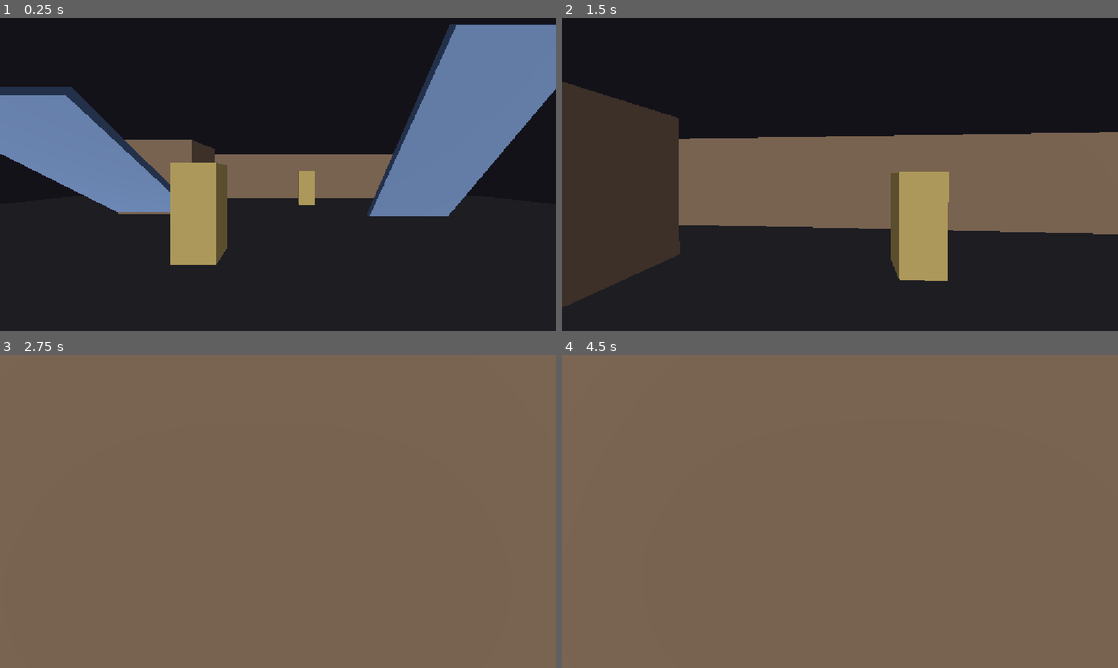
Above: before the commit, frames 1-4 (two rows, left to right).
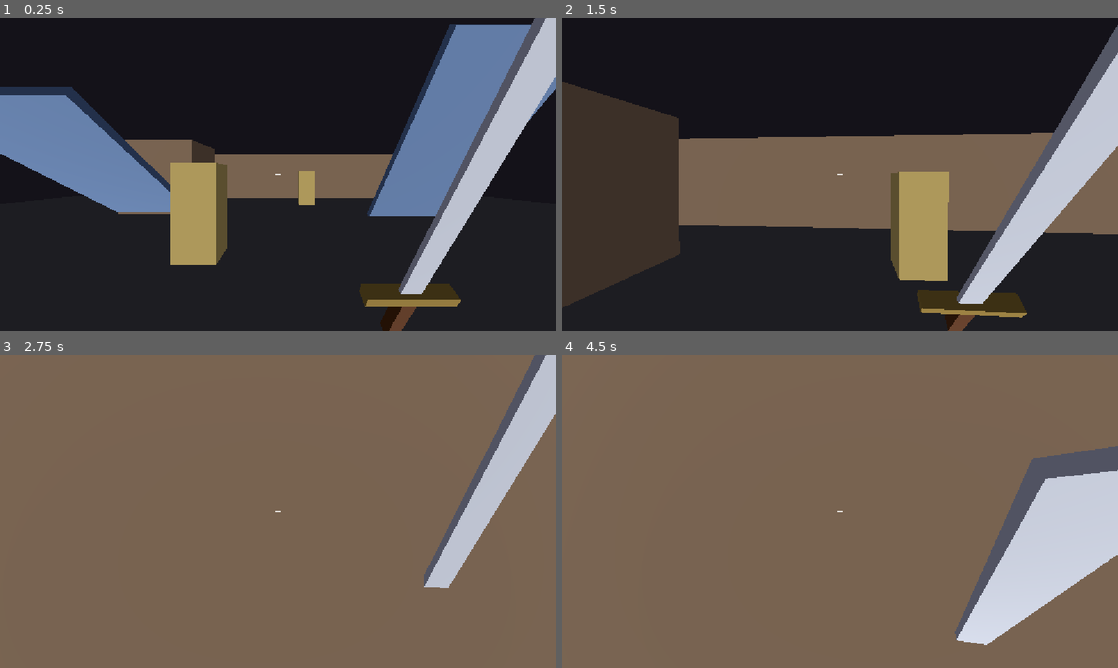
Above: after the commit, the same moments.

Repository: ryanhicke/dark-fantasy-fps
Game: Godot game, scene res://main.tscn
The game is run twice, just before and just after one commit, with the same random seed, the same clock (stepped at 60 frames per second) and the same inputs.
Inputs (mouse positions are in pixels of both pictures, inside the frame that each line leads up to):
- Up to frame 1 (0.25 s): no input
- Up to frame 2 (1.5 s): tap Enter at 0.5 s; move the mouse to (867, 174) at 0.52 s; hold 1 (weapon_1, bound only after the commit) 0.53-1.28 s; hold W (move_forward) from 0.53 s (still down); click (867, 174) at 0.6 s; tap Space (jump) at 0.77 s; move the mouse to (812, 174) at 1.27 s; tap 1 (weapon_1, bound only after the commit) at 1.35 s; click (812, 174) at 1.42 s
- Up to frame 3 (2.75 s): keep holding W (move_forward); tap Space (jump) at 1.52 s; tap 2 (weapon_2, bound only after the commit) at 1.55 s; move the mouse to (289, 505) at 2.02 s; hold 2 (weapon_2, bound only after the commit) from 2.03 s (still down); click (289, 505) at 2.17 s; tap Mouse wheel down (weapon_next, bound only after the commit) at 2.3 s
- Up to frame 4 (4.5 s): keep holding W (move_forward); move the mouse to (834, 517) at 2.77 s; release 2 (weapon_2, bound only after the commit) at 2.78 s; tap Mouse wheel down (weapon_next, bound only after the commit) at 2.85 s; click (834, 517) at 2.92 s; tap Space (jump) at 3.02, 3.77 s; tap Mouse wheel up (weapon_prev, bound only after the commit) at 3.05 s; move the mouse to (878, 514) at 3.52 s; hold Mouse wheel up (weapon_prev, bound only after the commit) 3.53-4.28 s; click (878, 514) at 3.8 s; move the mouse to (795, 508) at 4.27 s; click (795, 508) at 4.35 s

The runs differ from the first frame. In frame 1, 7.4% of the frame differs, in the area x 49-100%, y 0-100%; in frame 2, 8.5%; in frame 3, 5.2%; in frame 4, 10%, in the area x 49-100%, y 29-93%.

Commit message:
Add a sword

Diff:
--- a/main.tscn
+++ b/main.tscn
@@ -2,9 +2,12 @@
 
 [ext_resource type="Script" path="res://main.gd" id="1_main"]
 [ext_resource type="PackedScene" path="res://levels/test_level.tscn" id="2_level"]
+[ext_resource type="PackedScene" path="res://ui/hud.tscn" id="3_hud"]
 
 [node name="Main" type="Node"]
 script = ExtResource("1_main")
 start_level = ExtResource("2_level")
 
 [node name="LevelRoot" type="Node" parent="."]
+
+[node name="HUD" parent="." instance=ExtResource("3_hud")]
--- a/player/player.tscn
+++ b/player/player.tscn
@@ -1,6 +1,8 @@
 [gd_scene format=3]
 
 [ext_resource type="Script" path="res://player/player.gd" id="1_player"]
+[ext_resource type="Script" path="res://player/weapon_holder.gd" id="2_holder"]
+[ext_resource type="PackedScene" path="res://weapons/sword/sword.tscn" id="3_sword"]
 
 [sub_resource type="CapsuleShape3D" id="CapsuleShape3D_body"]
 radius = 0.4
@@ -19,3 +21,7 @@
 
 [node name="Camera3D" type="Camera3D" parent="Head"]
 current = true
+
+[node name="WeaponHolder" type="Node3D" parent="Head/Camera3D"]
+script = ExtResource("2_holder")
+weapon_scenes = Array[PackedScene]([ExtResource("3_sword")])
--- /dev/null
+++ b/player/weapon_holder.gd
@@ -0,0 +1,89 @@
+class_name WeaponHolder
+extends Node3D
+## Owns the player's weapon instances, routes attack input to the active
+## weapon, and sequences switching (lower the current one, raise the next).
+##
+## Lives under the camera so weapons follow the view and head bob.
+
+## Weapon scenes in slot order: index 0 is key 1, index 1 is key 2, and so on.
+@export var weapon_scenes: Array[PackedScene] = []
+
+var _weapons: Array[Weapon] = []
+var _current_index: int = -1
+## Slot waiting to be switched to once the current weapon is not busy.
+var _pending_index: int = -1
+var _switching: bool = false
+var _trigger_held: bool = false
+
+@onready var _aim: Node3D = get_parent() as Node3D
+
+
+func _ready() -> void:
+	var body: CollisionObject3D = owner as CollisionObject3D
+	for scene: PackedScene in weapon_scenes:
+		var weapon: Weapon = scene.instantiate() as Weapon
+		add_child(weapon)
+		weapon.setup(body, _aim)
+		weapon.holster_immediately()
+		_weapons.append(weapon)
+	if not _weapons.is_empty():
+		_pending_index = 0
+
+
+func _unhandled_input(event: InputEvent) -> void:
+	if event.is_action("attack"):
+		# This runs before the player's recapture-click handling, so a click
+		# made to recapture the mouse is ignored here rather than attacking.
+		_trigger_held = event.is_pressed() and _is_mouse_captured()
+	elif event.is_action_pressed("weapon_1"):
+		request_slot(0)
+	elif event.is_action_pressed("weapon_2"):
+		request_slot(1)
+	elif event.is_action_pressed("weapon_next"):
+		_cycle(1)
+	elif event.is_action_pressed("weapon_prev"):
+		_cycle(-1)
+
+
+func _physics_process(_delta: float) -> void:
+	if not _is_mouse_captured():
+		_trigger_held = false
+	if _switching:
+		return
+	if _pending_index >= 0 and not _is_current_busy():
+		_switch_to(_pending_index)
+		_pending_index = -1
+		return
+	if _current_index >= 0:
+		_weapons[_current_index].set_trigger(_trigger_held)
+
+
+func request_slot(index: int) -> void:
+	if index < 0 or index >= _weapons.size():
+		return
+	# Re-selecting the active slot cancels a queued switch.
+	_pending_index = -1 if index == _current_index else index
+
+
+func _cycle(step: int) -> void:
+	if _weapons.size() < 2:
+		return
+	var from_index: int = _pending_index if _pending_index >= 0 else _current_index
+	request_slot(wrapi(from_index + step, 0, _weapons.size()))
+
+
+func _switch_to(index: int) -> void:
+	_switching = true
+	if _current_index >= 0:
+		await _weapons[_current_index].holster()
+	_current_index = index
+	await _weapons[index].draw()
+	_switching = false
+
+
+func _is_current_busy() -> bool:
+	return _current_index >= 0 and _weapons[_current_index].is_busy()
+
+
+func _is_mouse_captured() -> bool:
+	return Input.mouse_mode == Input.MOUSE_MODE_CAPTURED
--- a/project.godot
+++ b/project.godot
@@ -54,6 +54,31 @@
 "events": [Object(InputEventKey,"resource_local_to_scene":false,"resource_name":"","device":-1,"window_id":0,"alt_press …(191 unchanged characters)…
 ]
 }
+attack={
+"deadzone": 0.2,
+"events": [Object(InputEventMouseButton,"resource_local_to_scene":false,"resource_name":"","device":-1,"window_id":0,"alt_pressed":false,"shift_pressed":false,"ctrl_pressed":false,"meta_pressed":false,"button_mask":0,"position":Vector2(0, 0),"global_position":Vector2(0, 0),"factor":1.0,"button_index":1,"canceled":false,"pressed":false,"double_click":false,"script":null)
+]
+}
+weapon_1={
+"deadzone": 0.2,
+"events": [Object(InputEventKey,"resource_local_to_scene":false,"resource_name":"","device":-1,"window_id":0,"alt_pressed":false,"shift_pressed":false,"ctrl_pressed":false,"meta_pressed":false,"pressed":false,"keycode":0,"physical_keycode":49,"key_label":0,"unicode":49,"location":0,"echo":false,"script":null)
+]
+}
+weapon_2={
+"deadzone": 0.2,
+"events": [Object(InputEventKey,"resource_local_to_scene":false,"resource_name":"","device":-1,"window_id":0,"alt_pressed":false,"shift_pressed":false,"ctrl_pressed":false,"meta_pressed":false,"pressed":false,"keycode":0,"physical_keycode":50,"key_label":0,"unicode":50,"location":0,"echo":false,"script":null)
+]
+}
+weapon_next={
+"deadzone": 0.2,
+"events": [Object(InputEventMouseButton,"resource_local_to_scene":false,"resource_name":"","device":-1,"window_id":0,"alt_pressed":false,"shift_pressed":false,"ctrl_pressed":false,"meta_pressed":false,"button_mask":0,"position":Vector2(0, 0),"global_position":Vector2(0, 0),"factor":1.0,"button_index":5,"canceled":false,"pressed":false,"double_click":false,"script":null)
+]
+}
+weapon_prev={
+"deadzone": 0.2,
+"events": [Object(InputEventMouseButton,"resource_local_to_scene":false,"resource_name":"","device":-1,"window_id":0,"alt_pressed":false,"shift_pressed":false,"ctrl_pressed":false,"meta_pressed":false,"button_mask":0,"position":Vector2(0, 0),"global_position":Vector2(0, 0),"factor":1.0,"button_index":4,"canceled":false,"pressed":false,"double_click":false,"script":null)
+]
+}
 
 [physics]
 
--- /dev/null
+++ b/tests/test_weapon.gd
@@ -0,0 +1,72 @@
+extends GutTest
+## Cooldown and trigger gating in the Weapon base class.
+
+const COOLDOWN: float = 0.5
+const STEP: float = 0.1
+
+
+## Minimal weapon that attacks whenever allowed while the trigger is held.
+class AutoWeapon:
+	extends Weapon
+	var attack_count: int = 0
+
+	func _tick(_delta: float) -> void:
+		if _trigger_held and can_attack():
+			_begin_cooldown()
+			attack_count += 1
+
+
+var _weapon: AutoWeapon
+
+
+func before_each() -> void:
+	_weapon = AutoWeapon.new()
+	_weapon.data = WeaponData.new()
+	_weapon.data.cooldown = COOLDOWN
+	add_child_autofree(_weapon)
+	# Skip the draw animation; it needs a ViewModel and real frames.
+	_weapon._is_drawn = true
+	watch_signals(_weapon)
+
+
+func _step(seconds: float) -> void:
+	var steps: int = roundi(seconds / STEP)
+	for i: int in steps:
+		_weapon._physics_process(STEP)
+
+
+func test_attacks_immediately_when_trigger_pressed() -> void:
+	_weapon.set_trigger(true)
+	_step(STEP)
+	assert_eq(_weapon.attack_count, 1)
+	assert_signal_emit_count(_weapon, "attacked", 1)
+
+
+func test_holding_trigger_waits_for_cooldown() -> void:
+	_weapon.set_trigger(true)
+	_step(0.3)
+	assert_eq(_weapon.attack_count, 1, "no second attack inside cooldown")
+	_step(0.3)
+	assert_eq(_weapon.attack_count, 2, "second attack once cooldown ends")
+
+
+func test_is_busy_during_cooldown_only() -> void:
+	_weapon.set_trigger(true)
+	_step(STEP)
+	_weapon.set_trigger(false)
+	assert_true(_weapon.is_busy())
+	_step(COOLDOWN)
+	assert_false(_weapon.is_busy())
+
+
+func test_no_attack_while_holstered() -> void:
+	_weapon.holster_immediately()
+	_weapon.set_trigger(true)
+	_step(STEP)
+	assert_eq(_weapon.attack_count, 0)
+
+
+func test_holster_clears_trigger() -> void:
+	_weapon.set_trigger(true)
+	_weapon.holster_immediately()
+	assert_false(_weapon._trigger_held)
--- /dev/null
+++ b/ui/hud.tscn
@@ -0,0 +1,30 @@
+[gd_scene format=3]
+
+[node name="HUD" type="CanvasLayer"]
+
+[node name="Crosshair" type="Control" parent="."]
+layout_mode = 3
+anchors_preset = 8
+anchor_left = 0.5
+anchor_top = 0.5
+anchor_right = 0.5
+anchor_bottom = 0.5
+mouse_filter = 2
+
+[node name="Horizontal" type="ColorRect" parent="Crosshair"]
+layout_mode = 0
+offset_left = -6.0
+offset_top = -1.0
+offset_right = 6.0
+offset_bottom = 1.0
+mouse_filter = 2
+color = Color(1, 1, 1, 0.8)
+
+[node name="Vertical" type="ColorRect" parent="Crosshair"]
+layout_mode = 0
+offset_left = -1.0
+offset_top = -6.0
+offset_right = 1.0
+offset_bottom = 6.0
+mouse_filter = 2
+color = Color(1, 1, 1, 0.8)
--- /dev/null
+++ b/weapons/melee_weapon.gd
@@ -0,0 +1,108 @@
+class_name MeleeWeapon
+extends Weapon
+## Swings while the trigger is held. After the windup, sweeps a sphere
+## forward from the camera and damages the nearest thing that can be hurt.
+##
+## Expects a child ShapeCast3D named "HitCast". It stays disabled and is only
+## updated at the moment of a strike, so it costs nothing between swings.
+
+@export_group("Swing Animation")
+## View model rotation offset (degrees) at the end of the windup.
+@export var windup_rotation_deg: Vector3 = Vector3(25.0, -15.0, 10.0)
+## View model rotation offset (degrees) at the end of the strike.
+@export var strike_rotation_deg: Vector3 = Vector3(-55.0, 35.0, -25.0)
+## Seconds for the fast strike motion after the windup.
+@export var strike_time: float = 0.07
+
+## Negative means no swing is winding up.
+var _windup_remaining: float = -1.0
+var _rest_rotation: Vector3 = Vector3.ZERO
+var _swing_tween: Tween
+
+@onready var _hit_cast: ShapeCast3D = $HitCast
+
+
+func _ready() -> void:
+	super()
+	if _view_model != null:
+		_rest_rotation = _view_model.rotation
+	# Top-level so the cast follows the camera, not the swinging view model.
+	_hit_cast.top_level = true
+	_hit_cast.enabled = false
+	_hit_cast.target_position = Vector3.FORWARD * data.melee_range
+	var sphere: SphereShape3D = SphereShape3D.new()
+	sphere.radius = data.melee_radius
+	_hit_cast.shape = sphere
+
+
+func setup(owner_body: CollisionObject3D, aim: Node3D) -> void:
+	super(owner_body, aim)
+	if owner_body != null:
+		_hit_cast.add_exception(owner_body)
+
+
+func _tick(delta: float) -> void:
+	if _windup_remaining >= 0.0:
+		_windup_remaining -= delta
+		if _windup_remaining < 0.0:
+			_strike()
+	elif _trigger_held and can_attack():
+		_begin_swing()
+
+
+func _on_holstered() -> void:
+	_windup_remaining = -1.0
+	if _swing_tween != null:
+		_swing_tween.kill()
+	if _view_model != null:
+		_view_model.rotation = _rest_rotation
+
+
+func _begin_swing() -> void:
+	_begin_cooldown()
+	_windup_remaining = data.windup
+	_play_swing_animation()
+
+
+func _strike() -> void:
+	_hit_cast.global_transform = _aim.global_transform
+	_hit_cast.force_shapecast_update()
+	var target: HealthComponent = _find_nearest_target()
+	if target != null:
+		target.take_damage(data.damage, data.damage_type, _owner_body)
+
+
+## The cast stops at the first thing it touches, so a wall in front of an
+## enemy blocks the hit. Of everything touched there, take the closest
+## living target.
+func _find_nearest_target() -> HealthComponent:
+	var nearest: HealthComponent = null
+	var nearest_distance_sq: float = INF
+	var origin: Vector3 = _hit_cast.global_position
+	for i: int in _hit_cast.get_collision_count():
+		var health: HealthComponent = HealthComponent.find_on(_hit_cast.get_collider(i) as Node)
+		if health == null or health.is_dead():
+			continue
+		var distance_sq: float = origin.distance_squared_to(_hit_cast.get_collision_point(i))
+		if distance_sq < nearest_distance_sq:
+			nearest = health
+			nearest_distance_sq = distance_sq
+	return nearest
+
+
+func _play_swing_animation() -> void:
+	if _view_model == null:
+		return
+	if _swing_tween != null:
+		_swing_tween.kill()
+	var windup_rotation: Vector3 = _rest_rotation + _degrees_to_radians(windup_rotation_deg)
+	var strike_rotation: Vector3 = _rest_rotation + _degrees_to_radians(strike_rotation_deg)
+	var recover_time: float = maxf(data.cooldown - data.windup - strike_time, 0.0)
+	_swing_tween = create_tween()
+	_swing_tween.tween_property(_view_model, "rotation", windup_rotation, data.windup)
+	_swing_tween.tween_property(_view_model, "rotation", strike_rotation, strike_time)
+	_swing_tween.tween_property(_view_model, "rotation", _rest_rotation, recover_time)
+
+
+static func _degrees_to_radians(degrees: Vector3) -> Vector3:
+	return Vector3(deg_to_rad(degrees.x), deg_to_rad(degrees.y), deg_to_rad(degrees.z))
--- /dev/null
+++ b/weapons/sword/sword.tres
@@ -0,0 +1,13 @@
+[gd_resource type="Resource" script_class="WeaponData" format=3]
+
+[ext_resource type="Script" path="res://weapons/weapon_data.gd" id="1_data"]
+
+[resource]
+script = ExtResource("1_data")
+display_name = "Sword"
+damage = 25.0
+damage_type = 0
+cooldown = 0.5
+windup = 0.15
+melee_range = 2.0
+melee_radius = 0.35
--- /dev/null
+++ b/weapons/sword/sword.tscn
@@ -0,0 +1,49 @@
+[gd_scene format=3]
+
+[ext_resource type="Script" path="res://weapons/melee_weapon.gd" id="1_melee"]
+[ext_resource type="Resource" path="res://weapons/sword/sword.tres" id="2_data"]
+
+[sub_resource type="StandardMaterial3D" id="Material_blade"]
+albedo_color = Color(0.72, 0.74, 0.78, 1)
+
+[sub_resource type="StandardMaterial3D" id="Material_hilt"]
+albedo_color = Color(0.35, 0.2, 0.1, 1)
+
+[sub_resource type="StandardMaterial3D" id="Material_guard"]
+albedo_color = Color(0.55, 0.45, 0.2, 1)
+
+[sub_resource type="BoxMesh" id="BoxMesh_grip"]
+material = SubResource("Material_hilt")
+size = Vector3(0.035, 0.16, 0.035)
+
+[sub_resource type="BoxMesh" id="BoxMesh_guard"]
+material = SubResource("Material_guard")
+size = Vector3(0.22, 0.03, 0.04)
+
+[sub_resource type="BoxMesh" id="BoxMesh_blade"]
+material = SubResource("Material_blade")
+size = Vector3(0.05, 0.55, 0.012)
+
+[node name="Sword" type="Node3D"]
+script = ExtResource("1_melee")
+data = ExtResource("2_data")
+
+[node name="ViewModel" type="Node3D" parent="."]
+transform = Transform3D(1, 0, 0, 0, 0.866025, -0.5, 0, 0.5, 0.866025, 0.32, -0.38, -0.55)
+
+[node name="Grip" type="MeshInstance3D" parent="ViewModel"]
+cast_shadow = 0
+mesh = SubResource("BoxMesh_grip")
+
+[node name="Guard" type="MeshInstance3D" parent="ViewModel"]
+transform = Transform3D(1, 0, 0, 0, 1, 0, 0, 0, 1, 0, 0.095, 0)
+cast_shadow = 0
+mesh = SubResource("BoxMesh_guard")
+
+[node name="Blade" type="MeshInstance3D" parent="ViewModel"]
+transform = Transform3D(1, 0, 0, 0, 1, 0, 0, 0, 1, 0, 0.385, 0)
+cast_shadow = 0
+mesh = SubResource("BoxMesh_blade")
+
+[node name="HitCast" type="ShapeCast3D" parent="."]
+enabled = false
--- /dev/null
+++ b/weapons/weapon.gd
@@ -0,0 +1,146 @@
+class_name Weapon
+extends Node3D
+## Base for all player weapons.
+##
+## Owns trigger state, cooldown, and the raise/lower animation used when
+## switching. Subclasses decide what an attack does by overriding the
+## virtual hooks (_tick, _on_trigger_pressed, _on_trigger_released,
+## _on_holstered).
+##
+## Expects a child Node3D named "ViewModel" holding the visible mesh, so
+## animations move the model without moving the weapon's own origin.
+
+signal attacked
+
+## Leftover cooldown below this counts as finished. Subtracting frame deltas
+## leaves float residue (0.5 - 30 * 1/60 is not exactly 0), which would
+## otherwise randomly add an extra frame between attacks.
+const COOLDOWN_EPSILON: float = 0.0001
+
+@export var data: WeaponData
+
+@export_group("Switching")
+## Seconds for the lower or raise half of a weapon switch.
+@export var switch_time: float = 0.15
+## Meters the view model drops below its rest position when holstered.
+@export var holster_drop: float = 0.6
+
+var _owner_body: CollisionObject3D
+var _aim: Node3D
+var _trigger_held: bool = false
+var _cooldown_remaining: float = 0.0
+var _is_drawn: bool = false
+var _rest_position: Vector3 = Vector3.ZERO
+var _switch_tween: Tween
+
+@onready var _view_model: Node3D = get_node_or_null("ViewModel") as Node3D
+
+
+func _ready() -> void:
+	if _view_model != null:
+		_rest_position = _view_model.position
+
+
+## Called once by the WeaponHolder. [param owner_body] is the damage source
+## and is excluded from hit checks; [param aim] is where attacks originate.
+func setup(owner_body: CollisionObject3D, aim: Node3D) -> void:
+	_owner_body = owner_body
+	_aim = aim
+
+
+func set_trigger(held: bool) -> void:
+	if held == _trigger_held:
+		return
+	_trigger_held = held
+	if held:
+		_on_trigger_pressed()
+	else:
+		_on_trigger_released()
+
+
+func can_attack() -> bool:
+	return _is_drawn and data != null and _cooldown_remaining <= 0.0
+
+
+## True while an attack is still playing out. Switching waits for this, like
+## Doom, so an attack can't be cancelled halfway by changing weapons.
+func is_busy() -> bool:
+	return _cooldown_remaining > 0.0
+
+
+func holster_immediately() -> void:
+	_is_drawn = false
+	_trigger_held = false
+	_on_holstered()
+	visible = false
+	set_physics_process(false)
+	if _view_model != null:
+		_view_model.position = _holstered_position()
+
+
+## Raise animation. Await it to know when the weapon is usable.
+func draw() -> void:
+	visible = true
+	if _view_model != null:
+		_view_model.position = _holstered_position()
+		await _tween_view_model(_rest_position).finished
+	_is_drawn = true
+	set_physics_process(true)
+
+
+## Lower animation. Cancels anything in progress without attacking.
+func holster() -> void:
+	_is_drawn = false
+	# Cleared directly, not via set_trigger(), so weapons that act on release
+	# (like a drawn bow) don't fire while being put away.
+	_trigger_held = false
+	_on_holstered()
+	if _view_model != null:
+		await _tween_view_model(_holstered_position()).finished
+	visible = false
+	set_physics_process(false)
+
+
+func _physics_process(delta: float) -> void:
+	if _cooldown_remaining > 0.0:
+		_cooldown_remaining -= delta
+		if _cooldown_remaining < COOLDOWN_EPSILON:
+			_cooldown_remaining = 0.0
+	_tick(delta)
+
+
+## Starts the cooldown and announces the attack. Subclasses call this at the
+## moment an attack begins.
+func _begin_cooldown() -> void:
+	_cooldown_remaining = data.cooldown
+	attacked.emit()
+
+
+func _holstered_position() -> Vector3:
+	return _rest_position + Vector3.DOWN * holster_drop
+
+
+func _tween_view_model(target: Vector3) -> Tween:
+	if _switch_tween != null:
+		_switch_tween.kill()
+	_switch_tween = create_tween()
+	_switch_tween.tween_property(_view_model, "position", target, switch_time)
+	return _switch_tween
+
+
+# --- Virtual hooks -----------------------------------------------------------
+
+func _tick(_delta: float) -> void:
+	pass
+
+
+func _on_trigger_pressed() -> void:
+	pass
+
+
+func _on_trigger_released() -> void:
+	pass
+
+
+func _on_holstered() -> void:
+	pass
--- /dev/null
+++ b/weapons/weapon_data.gd
@@ -0,0 +1,23 @@
+class_name WeaponData
+extends Resource
+## Tunable stats for one weapon. New weapons should mostly be a new .tres
+## file; new code is only for genuinely new behavior.
+
+@export var display_name: String = ""
+
+@export_group("Damage")
+@export var damage: float = 10.0
+@export var damage_type: Damage.Type = Damage.Type.PHYSICAL
+
+@export_group("Timing")
+## Seconds from the start of one attack to the earliest start of the next.
+@export var cooldown: float = 0.5
+## Seconds between starting an attack and the hit landing. Keep below
+## cooldown, otherwise the next attack waits for the hit anyway.
+@export var windup: float = 0.0
+
+@export_group("Melee")
+## Reach in meters, measured from the camera.
+@export var melee_range: float = 2.0
+## Radius of the swept sphere. Larger is more forgiving to aim.
+@export var melee_radius: float = 0.35
Not shown, added: player/weapon_holder.gd.uid
Not shown, added: tests/test_weapon.gd.uid
Not shown, added: weapons/melee_weapon.gd.uid
Not shown, added: weapons/weapon.gd.uid
Not shown, added: weapons/weapon_data.gd.uid
Not shown, added: docs/placeholders.md
